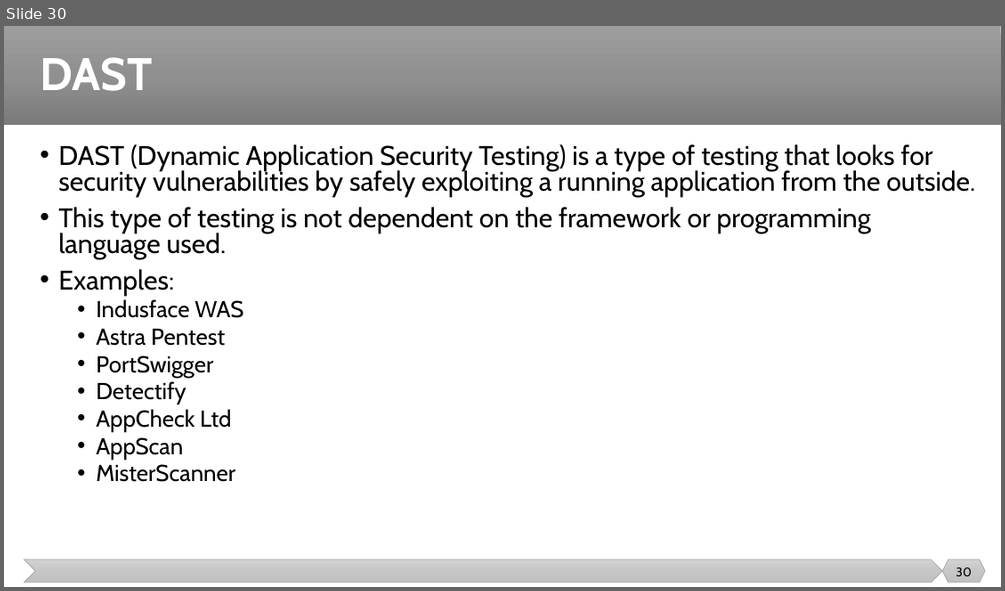
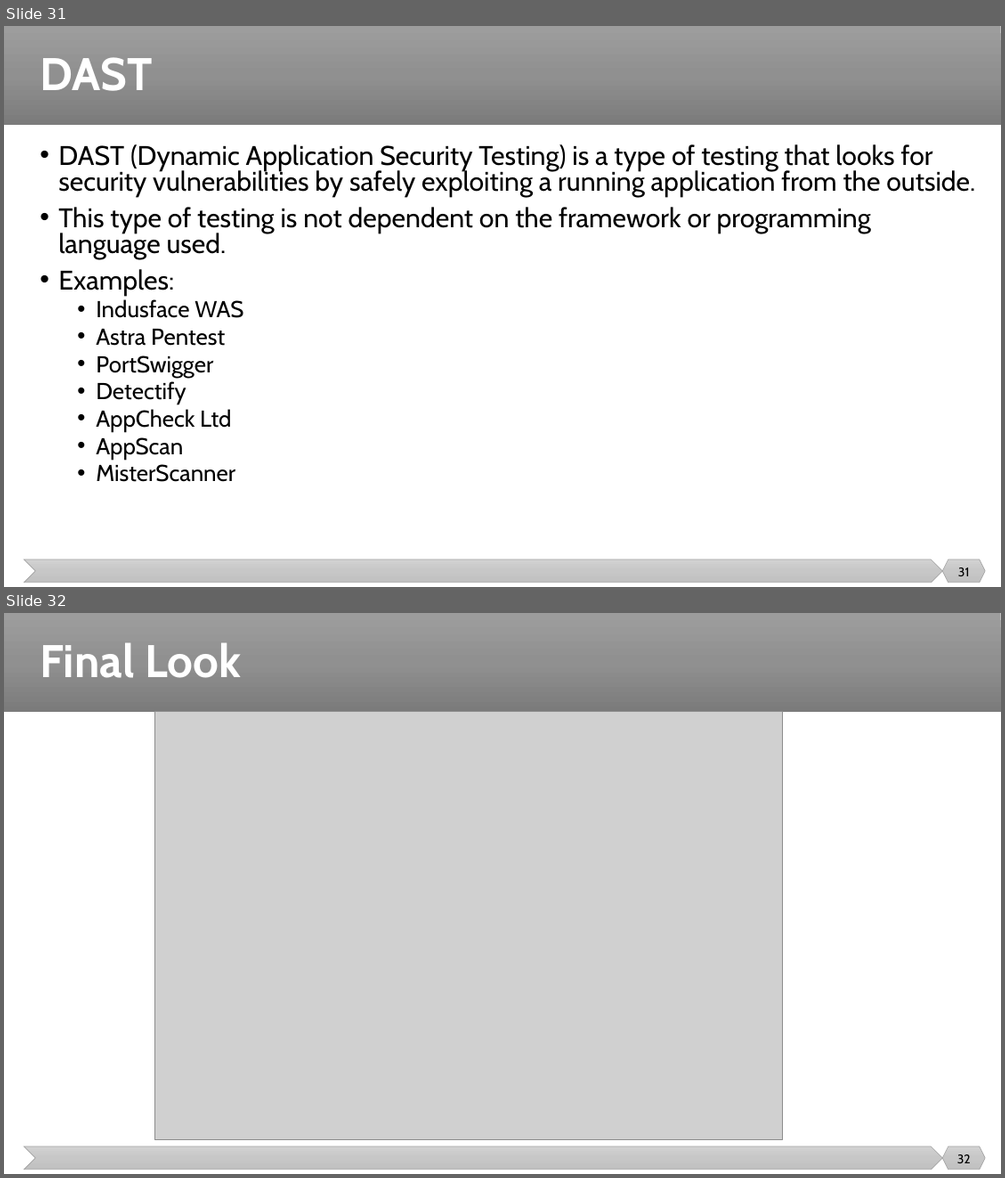
Before and after one commit to malenezi/malenezi, a slide deck: SE489/Lectures/9-DevSecOps/DevSecOps.pptx. Shown one above the other, each under a label of ours: slide 30 before the commit, slides 31 and 32 after it. The pictures are 1005x591 and 1005x1178 pixels, drawn with LibreOffice and Linux fonts; fonts in the diff are those of the drawing; grey boxes stand for pictures. Boxes give left, top, right and bottom in pixels: in the first picture for what was removed or moved away, otherwise in the second. Text is boxed around its words. In the diff, an @@ line names an element or a change of style, - is before the commit and + after.

```diff
--- a/SE489/Lectures/9-DevSecOps/DevSecOps.pptx
+++ b/SE489/Lectures/9-DevSecOps/DevSecOps.pptx
@@ slide 32 added at [4,613,1001,1174], background #FFFFFF; not listed: 3 template elements that a slide beside it also shows @@
@@ title added at [40,642,241,678], 44 pt, text #FFFFFF, bold @@
+Final Look
@@ picture added at [154,712,783,1140] @@
@@ page number added at [957,1154,971,1163], 12 pt, text #000000 @@
+32
@@ what was slide 30 is now slide 31 @@
@@ page number at [958,567,970,576]: text changed @@
-30
+31
```
Also in this commit, not shown: 1 other slide added.
